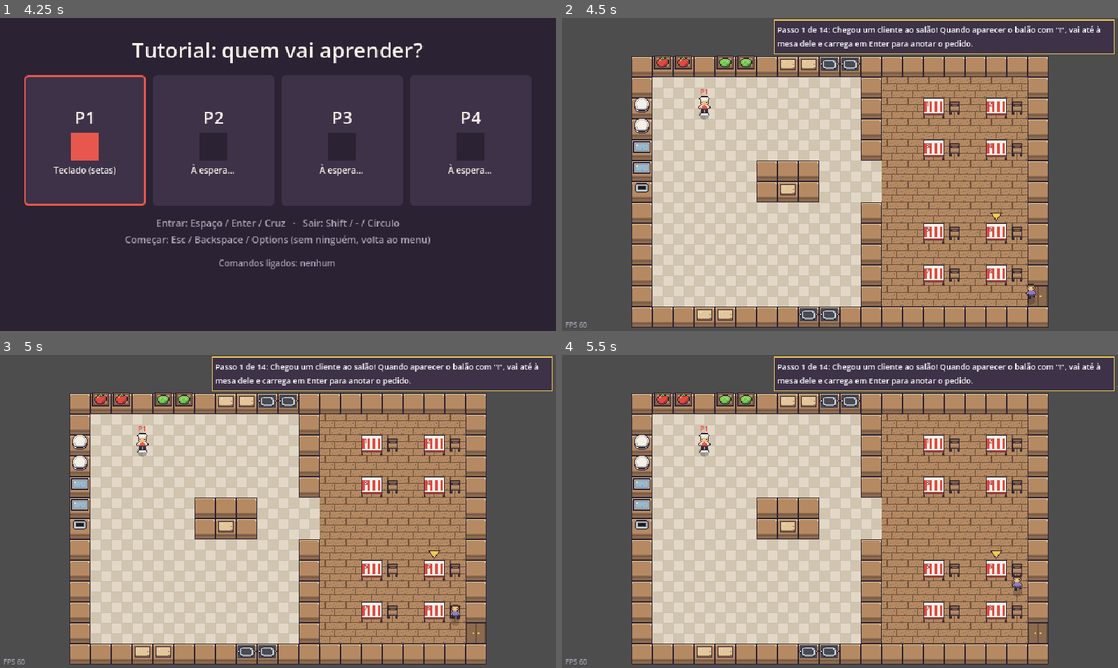
Above: before the commit, frames 1-4 (two rows, left to right).
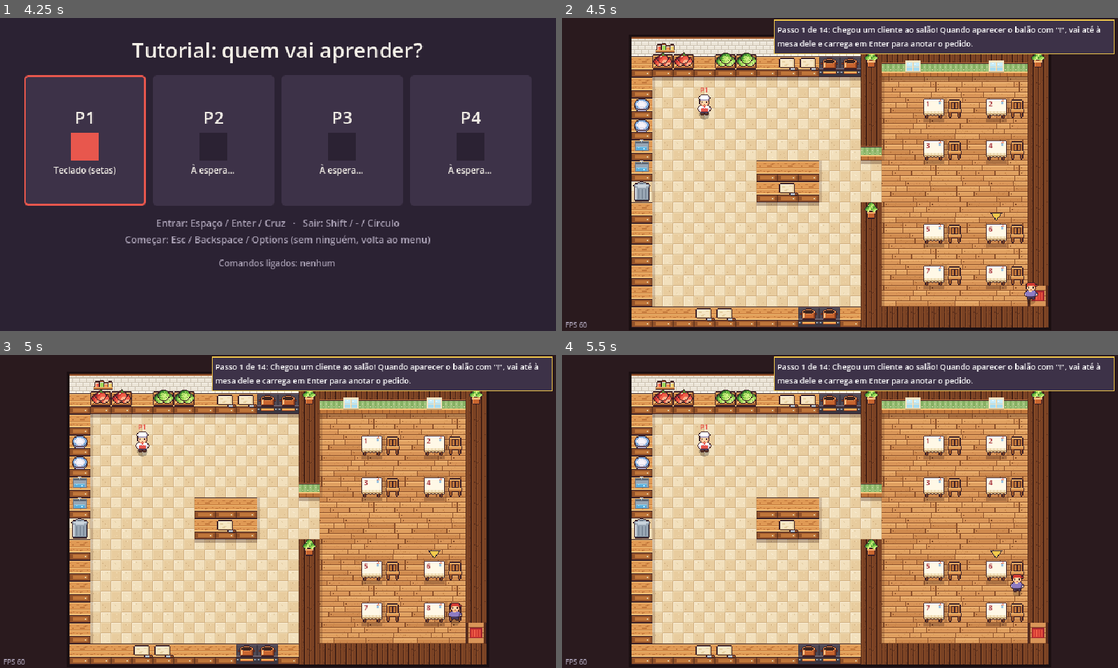
Above: after the commit, the same moments.

Repository: diogoardsilva/order-up
Game: Godot game, scene res://scenes/main_menu.tscn
Two runs of this game, one before a commit and one after it. Both use one fixed random seed, a clock stepped at 60 frames per second and the inputs below.
Inputs:
- Up to frame 1 (4.25 s): click "Jogar (local)" at 0.5 s; tap Enter (ui_accept) at 1.25, 1.52, 2, 2.27, 2.75, 3.5, 3.77 s; hold D 1.28-2.03 s; tap Space at 1.35 s; hold S 2.03-2.78 s; tap E at 2.1 s; hold D 2.78-3.53 s; tap Shift at 2.85 s; hold W from 3.53 s (still down); tap Q at 3.6 s
- Up to frame 2 (4.5 s): tap Enter (ui_accept) at 4.25 s; release W at 4.28 s; hold A from 4.28 s (still down); tap Backspace at 4.35 s
- Up to frame 3 (5 s): keep holding A; tap Enter (ui_accept) at 4.52 s
- Up to frame 4 (5.5 s): keep holding A; tap Space at 5.1 s; tap Enter (ui_accept) at 5.27 s

Frame 1 is identical in both runs. In frame 2, 72% of the frame differs, in the area x 0-100%, y 0-100%; in frame 3, 72%; in frame 4, 72%.

Commit message:
Arte nova em estilo quente: sombreado, contornos e soalho
Gerador refeito: personagens com contorno automático, penteados para os
clientes, comida sombreada, soalho e mosaico com variação, paredes com
papel de parede e janelas, sombras das bancadas e talões em papel.

Co-Authored-By: Claude Opus 5.5 <noreply@anthropic.com>
Claude-Session: https://claude.ai/code/session_013qkLuViEpETPR2Tn1VCzGD

Diff:
--- a/scripts/art.gd
+++ b/scripts/art.gd
@@ -8,6 +8,13 @@
 const FLOOR := preload("res://assets/sprites/floor.png")
 const WOOD := preload("res://assets/sprites/wood.png")
 const COUNTER := preload("res://assets/sprites/counter.png")
+const STOVE := preload("res://assets/sprites/stove.png")
+const WALL_TOP := preload("res://assets/sprites/wall_top.png")
+const WALL_FRONT := preload("res://assets/sprites/wall_front.png")
+const BACKWALL_KITCHEN := preload("res://assets/sprites/backwall_kitchen.png")
+const WINDOW := preload("res://assets/sprites/window.png")
+const PLANT := preload("res://assets/sprites/plant.png")
+const SHELF := preload("res://assets/sprites/shelf.png")
 const CRATE := preload("res://assets/sprites/crate.png")
 const BOARD := preload("res://assets/sprites/board.png")
 const POT := preload("res://assets/sprites/pot.png")
@@ -27,8 +34,10 @@
 	"soup": preload("res://assets/sprites/soup.png"),
 }
 
-const CHEF_FRAME := Vector2i(16, 22)
-const CUSTOMER_FRAME := Vector2i(14, 20)
+const CHEF_FRAME := Vector2i(16, 24)
+const CUSTOMER_FRAME := Vector2i(16, 22)
+## Linhas da folha de clientes (penteados diferentes).
+const CUSTOMER_LOOKS := 4
 
 
 ## Desenha uma textura centrada num ponto (arredondado ao píxel).
--- a/scripts/kitchen/customer.gd
+++ b/scripts/kitchen/customer.gd
@@ -19,6 +19,8 @@
 var max_patience := 0.0
 var angry := false
 var color: Color = COLORS.pick_random()
+## Linha da folha de sprites (penteado).
+var look := randi() % Art.CUSTOMER_LOOKS
 
 var _timer := 0.0
 var _path: Array[Vector2] = []
--- a/scripts/kitchen/kitchen.gd
+++ b/scripts/kitchen/kitchen.gd
@@ -26,6 +26,15 @@
 
 ## Coluna a partir da qual começa o salão.
 const DINING_FROM_X := 12
+## Altura da parede do fundo, desenhada por cima da primeira fila.
+const BACK_WALL := 22
+## Decoração: [textura, posição em píxeis da cozinha].
+const DECOR := [
+	["shelf", Vector2(28, -16)], ["shelf", Vector2(196, -16)],
+	["window", Vector2(315, 5)], ["window", Vector2(411, 5)],
+	["plant", Vector2(268, -6)], ["plant", Vector2(460, -6)], ["plant", Vector2(268, 168)],
+]
+const BG := Color("2a1a1e")
 
 var stations := {}  # Vector2i -> Station
 var spawns := {}  # slot -> Vector2
@@ -145,14 +154,35 @@
 
 func _draw() -> void:
 	var cols := LAYOUT[0].length()
+	draw_rect(Rect2(Vector2(-200, -200), pixel_size() + Vector2(400, 400)), BG)
+	draw_rect(Rect2(Vector2(-3, -BACK_WALL - 3), pixel_size() + Vector2(6, BACK_WALL + 6)), Color("1a0f12"))
+	for x in cols:
+		var at := Vector2(x * TILE, -BACK_WALL)
+		if x < DINING_FROM_X - 1:
+			draw_texture(Art.BACKWALL_KITCHEN, at)
+		else:
+			draw_texture_rect_region(Art.WALL_TOP, Rect2(at, Vector2(TILE, BACK_WALL)), Rect2(0, 0, TILE, BACK_WALL))
 	for y in LAYOUT.size():
 		for x in cols:
-			draw_texture(Art.WOOD if x >= DINING_FROM_X else Art.FLOOR, Vector2(x, y) * TILE)
+			var tex := Art.WOOD if x >= DINING_FROM_X else Art.FLOOR
+			var n := tex.get_width() / TILE
+			draw_texture_rect_region(tex, Rect2(Vector2(x, y) * TILE, Vector2(TILE, TILE)),
+				Rect2(Vector2(x % n, y % n) * TILE, Vector2(TILE, TILE)))
+	# Sombra das bancadas no chão (luz de cima à esquerda).
+	for station: Station in stations.values():
+		var below := station.cell + Vector2i.DOWN
+		if below.y < LAYOUT.size() and not stations.has(below):
+			draw_rect(Rect2(Vector2(below) * TILE, Vector2(TILE, 4)), Color(0.2, 0.08, 0.05, 0.28))
+		var right := station.cell + Vector2i.RIGHT
+		if right.x < cols and not stations.has(right):
+			draw_rect(Rect2(Vector2(right) * TILE, Vector2(3, TILE)), Color(0.2, 0.08, 0.05, 0.18))
 	# Cadeiras primeiro, para os clientes sentados ficarem por cima.
 	for table in tables():
 		draw_texture(Art.CHAIR, Vector2(table.seat) * TILE)
 	for station: Station in stations.values():
 		_draw_station(station)
+	for d in DECOR:
+		draw_texture({"shelf": Art.SHELF, "window": Art.WINDOW, "plant": Art.PLANT}[d[0]], d[1])
 	for chef in chefs:
 		var cell := chef.target_cell()
 		if stations.has(cell):
@@ -174,12 +204,18 @@
 		_draw_table(station as TableStation, rect)
 	elif LAYOUT[station.cell.y][station.cell.x] == "E":
 		draw_texture(Art.DOOR, rect.position)
-	else:
+	elif station.cell.x >= DINING_FROM_X - 1 and station.get_script() == Station:
+		_draw_wall(station.cell, rect)
+	elif station is StoveStation:
+		draw_texture(Art.STOVE, rect.position)
+	elif not station is TrashStation:
 		draw_texture(Art.COUNTER, rect.position)
 
 	if station is CrateStation:
 		draw_texture(Art.CRATE, rect.position + Vector2(0, -2))
-		ItemArt.draw_content(self, Item.KIND_IDS[(station as CrateStation).ingredient], center + Vector2(0, -2))
+		var id: String = Item.KIND_IDS[(station as CrateStation).ingredient]
+		for offset in [Vector2(-4, -1), Vector2(4, -1), Vector2(0, -4)]:
+			ItemArt.draw_content(self, id, center + Vector2(0, -3) + offset)
 	elif station is BoardStation:
 		draw_texture(Art.BOARD, rect.position)
 	elif station is StoveStation:
@@ -208,10 +244,17 @@
 		draw_rect(Rect2(bar.position + Vector2.ONE, Vector2((bar.size.x - 2) * p, bar.size.y - 2)), Color("6fcf6a"))
 
 
+## Parede do salão: vista de frente quando há chão logo abaixo, senão só o topo.
+func _draw_wall(cell: Vector2i, rect: Rect2) -> void:
+	var below := cell + Vector2i.DOWN
+	var front := below.y < LAYOUT.size() and not stations.has(below)
+	draw_texture(Art.WALL_FRONT if front else Art.WALL_TOP, rect.position)
+
+
 func _draw_table(table: TableStation, rect: Rect2) -> void:
 	draw_texture(Art.TABLE, rect.position)
 	draw_string(ThemeDB.fallback_font, rect.position + Vector2(3, 10), "%d" % table.number,
-		HORIZONTAL_ALIGNMENT_LEFT, -1, 8, Color("a8323a"))
+		HORIZONTAL_ALIGNMENT_LEFT, -1, 8, Color("a02530"))
 
 
 func _draw_customer(customer: Customer) -> void:
@@ -219,8 +262,8 @@
 	var col := 3 if seated else (0 if customer.is_still() else 1 + int(Time.get_ticks_msec() / 150.0) % 2)
 	var top_left := customer.pos - Vector2(Art.CUSTOMER_FRAME.x / 2.0, Art.CUSTOMER_FRAME.y - 6)
 	draw_circle(customer.pos + Vector2(0, 5), 5.0, Color(0, 0, 0, 0.2))
-	Art.frame(self, Art.CUSTOMER, Art.CUSTOMER_FRAME, col, 0, top_left)
-	Art.frame(self, Art.CUSTOMER_TINT, Art.CUSTOMER_FRAME, col, 0, top_left, false, customer.color)
+	Art.frame(self, Art.CUSTOMER, Art.CUSTOMER_FRAME, col, customer.look, top_left)
+	Art.frame(self, Art.CUSTOMER_TINT, Art.CUSTOMER_FRAME, col, customer.look, top_left, false, customer.color)
 	var font := ThemeDB.fallback_font
 	var head := customer.pos + Vector2(0, -16)
 	match customer.state:
@@ -255,11 +298,14 @@
 
 func _draw_stove(stove: StoveStation, rect: Rect2) -> void:
 	var center := rect.get_center() + Vector2(0, -3)
-	draw_rect(Rect2(rect.position + Vector2(2, 2), Vector2(TILE - 4, TILE - 9)), Color("4a4a52"))
-	# Chama quando está ao lume.
+	# Chamas à volta da panela quando está ao lume.
 	if stove.state in [StoveStation.State.COOKING, StoveStation.State.READY]:
-		var flicker := int(Time.get_ticks_msec() / 90.0) % 2
-		draw_rect(Rect2(center + Vector2(-7, 5 - flicker), Vector2(14, 2 + flicker)), Color("e0703f"))
+		var t := Time.get_ticks_msec() / 90
+		for i in 5:
+			var h := 2 + (t + i * 3) % 3
+			var x := center.x - 8 + i * 4
+			draw_rect(Rect2(Vector2(x, center.y + 7 - h), Vector2(2, h)), Color("f2a03a"))
+			draw_rect(Rect2(Vector2(x, center.y + 7 - 1), Vector2(2, 1)), Color("e0503a"))
 	Art.centered(self, Art.POT, center)
 	match stove.state:
 		StoveStation.State.FILLING, StoveStation.State.COOKING:
--- a/scripts/level.gd
+++ b/scripts/level.gd
@@ -5,6 +5,8 @@
 const KITCHEN_OFFSET := Vector2(80, 44)
 ## Pontos para 1, 2 e 3 estrelas.
 const STAR_SCORES: Array[int] = [40, 100, 180]
+const PAPER := Color("f6e6c4")
+const PAPER_INK := Color("3b2027")
 
 var _orders: OrderManager
 var _kitchen: Kitchen
@@ -95,26 +97,28 @@
 	for i in _orders.orders.size():
 		var order := _orders.orders[i]
 		var rect := Rect2(8 + i * 134, 4, 130, 36)
-		_hud.draw_rect(rect, UiStyle.PANEL)
+		# Talão de papel.
+		_hud.draw_rect(rect.grow(1), PAPER_INK)
+		_hud.draw_rect(rect, PAPER)
+		_hud.draw_rect(Rect2(rect.position, Vector2(rect.size.x, 2)), Color("fff8e6"))
+		_hud.draw_rect(Rect2(rect.position + Vector2(0, rect.size.y - 2), Vector2(rect.size.x, 2)), Color("e6cfa0"))
 		var plate := Item.plate()
 		plate.contents.assign(order["recipe"]["needs"])
 		ItemArt.draw_item(_hud, plate, rect.position + Vector2(14, 15))
 		_hud.draw_string(font, rect.position + Vector2(27, 12), "%s · mesa %d" % [order["recipe"]["name"], order["table"]],
-			HORIZONTAL_ALIGNMENT_LEFT, 100, 9, UiStyle.TEXT)
+			HORIZONTAL_ALIGNMENT_LEFT, 100, 9, PAPER_INK)
 		_hud.draw_string(font, rect.position + Vector2(27, 23), order["recipe"]["hint"],
-			HORIZONTAL_ALIGNMENT_LEFT, 102, 7, UiStyle.MUTED)
+			HORIZONTAL_ALIGNMENT_LEFT, 102, 7, Color("94532a"))
 		if _tutorial:
 			continue
 		var t: float = order["time_left"] / order["max_time"]
 		var bar := Rect2(rect.position + Vector2(4, 28), Vector2(122, 4))
-		_hud.draw_rect(bar, UiStyle.BG)
+		_hud.draw_rect(bar, Color("c9a877"))
 		_hud.draw_rect(Rect2(bar.position, Vector2(bar.size.x * t, 4)), Color("e8574d").lerp(Color("6fcf6a"), t))
 	if not _tutorial:
 		var secs := ceili(_time_left)
-		_hud.draw_string(font, Vector2(500, 18), "%d:%02d" % [secs / 60, secs % 60],
-			HORIZONTAL_ALIGNMENT_RIGHT, 132, 16, UiStyle.TEXT)
-		_hud.draw_string(font, Vector2(500, 36), "Pontos: %d" % _orders.score,
-			HORIZONTAL_ALIGNMENT_RIGHT, 132, 12, Color("f2c94c"))
+		_shadow_text(font, Vector2(500, 18), "%d:%02d" % [secs / 60, secs % 60], 16, Color("fff8e6"))
+		_shadow_text(font, Vector2(500, 36), "Pontos: %d" % _orders.score, 12, Color("f2c94c"))
 	# FPS para medir o desempenho em PCs fracos.
 	_hud.draw_string(font, Vector2(4, 356), "FPS %d" % Engine.get_frames_per_second(),
 		HORIZONTAL_ALIGNMENT_LEFT, -1, 8, UiStyle.MUTED)
@@ -138,6 +142,11 @@
 			y += line[1] + 14
 
 
+func _shadow_text(font: Font, at: Vector2, text: String, size: int, color: Color) -> void:
+	_hud.draw_string(font, at + Vector2(1, 1), text, HORIZONTAL_ALIGNMENT_RIGHT, 132, size, PAPER_INK)
+	_hud.draw_string(font, at, text, HORIZONTAL_ALIGNMENT_RIGHT, 132, size, color)
+
+
 func _on_confirm() -> void:
 	if not _finished:
 		return
Binary file added: assets/sprites/backwall_kitchen.png
Not shown, added: assets/sprites/backwall_kitchen.png.import
Binary file changed: assets/sprites/board.png
Binary file changed: assets/sprites/bubble.png
Binary file changed: assets/sprites/chair.png
Binary file changed: assets/sprites/chef.png
Binary file changed: assets/sprites/chef_tint.png
Binary file changed: assets/sprites/counter.png
Binary file changed: assets/sprites/crate.png
Binary file changed: assets/sprites/customer.png
Binary file changed: assets/sprites/customer_tint.png
Binary file changed: assets/sprites/dirt.png
(and 26 more such lines)
